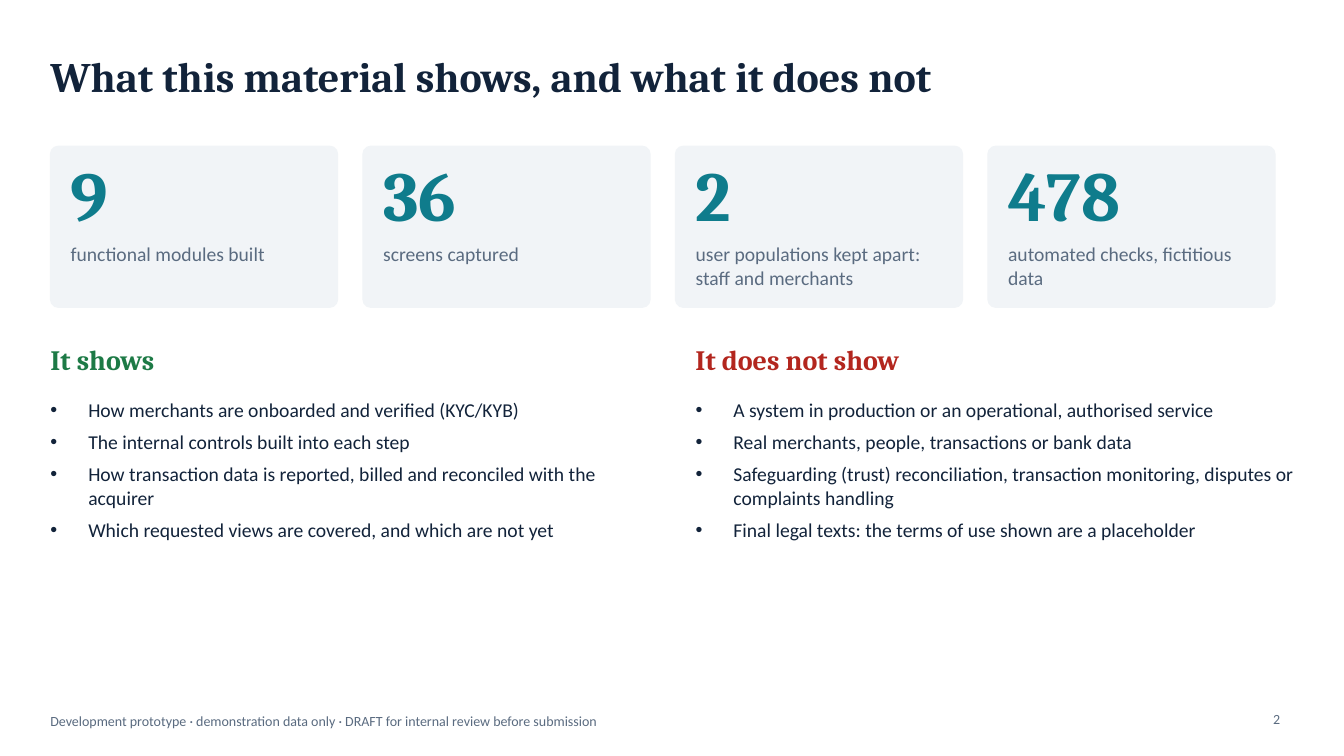
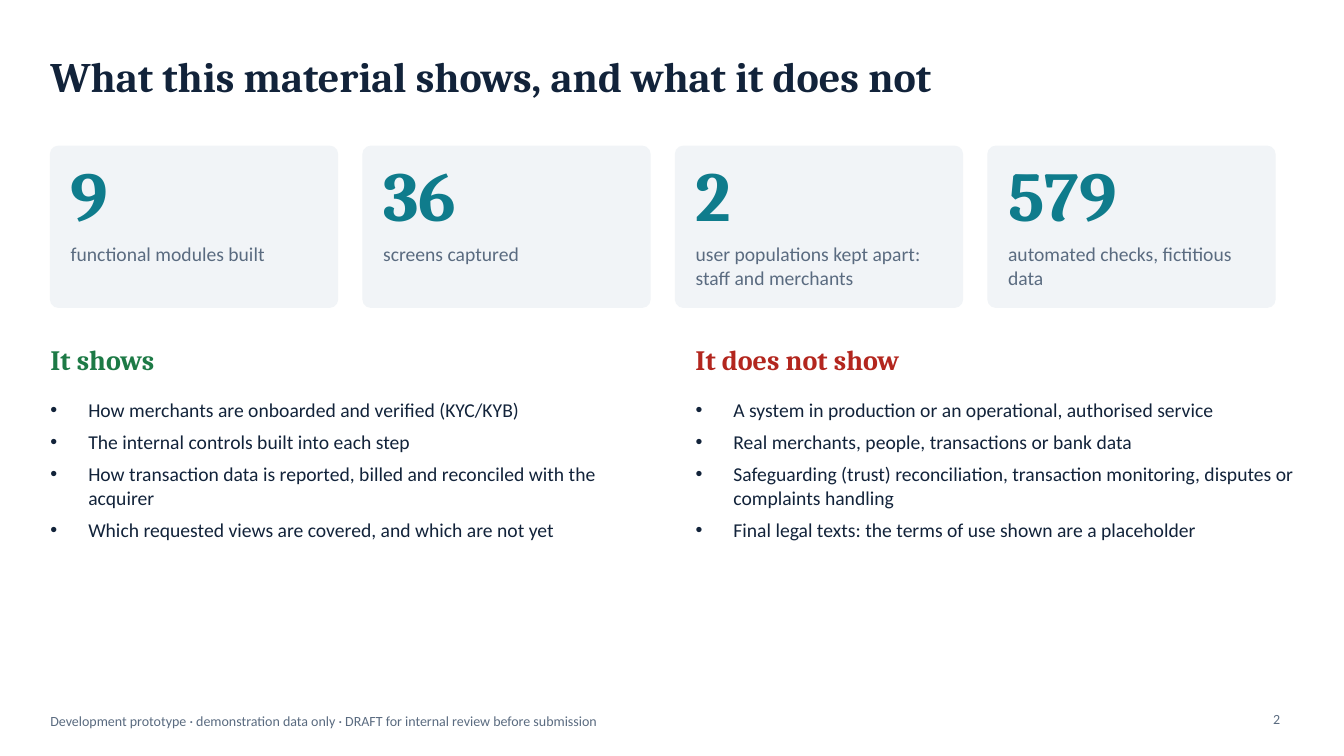
Before and after one commit to fmassonmips/mips-platform, a slide deck: slide 2 of outputs/recap/MIPS-platform-BoM-EN-DRAFT.pptx. Drawn at 1344x756 pixels with LibreOffice and Linux fonts; fonts in the diff are those of the drawing. Boxes give left, top, right and bottom in pixels: in the first picture for what was removed or moved away, otherwise in the second. Text is boxed around its words. In the diff, an @@ line names an element or a change of style, - is before the commit and + after.

```diff
--- a/outputs/recap/MIPS-platform-BoM-EN-DRAFT.pptx
+++ b/outputs/recap/MIPS-platform-BoM-EN-DRAFT.pptx
@@ text at (x1=1008, y1=173, x2=1116, y2=222): text changed @@
-478
+579
```
Also in this commit, not shown: 2 other slides changed.
